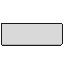
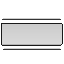
Comparing the layer stacks of the two 64 x 64 images. Changes:
added layer "hover" above "Paint Layer 3" over bbox(2, 18, 62, 50)
